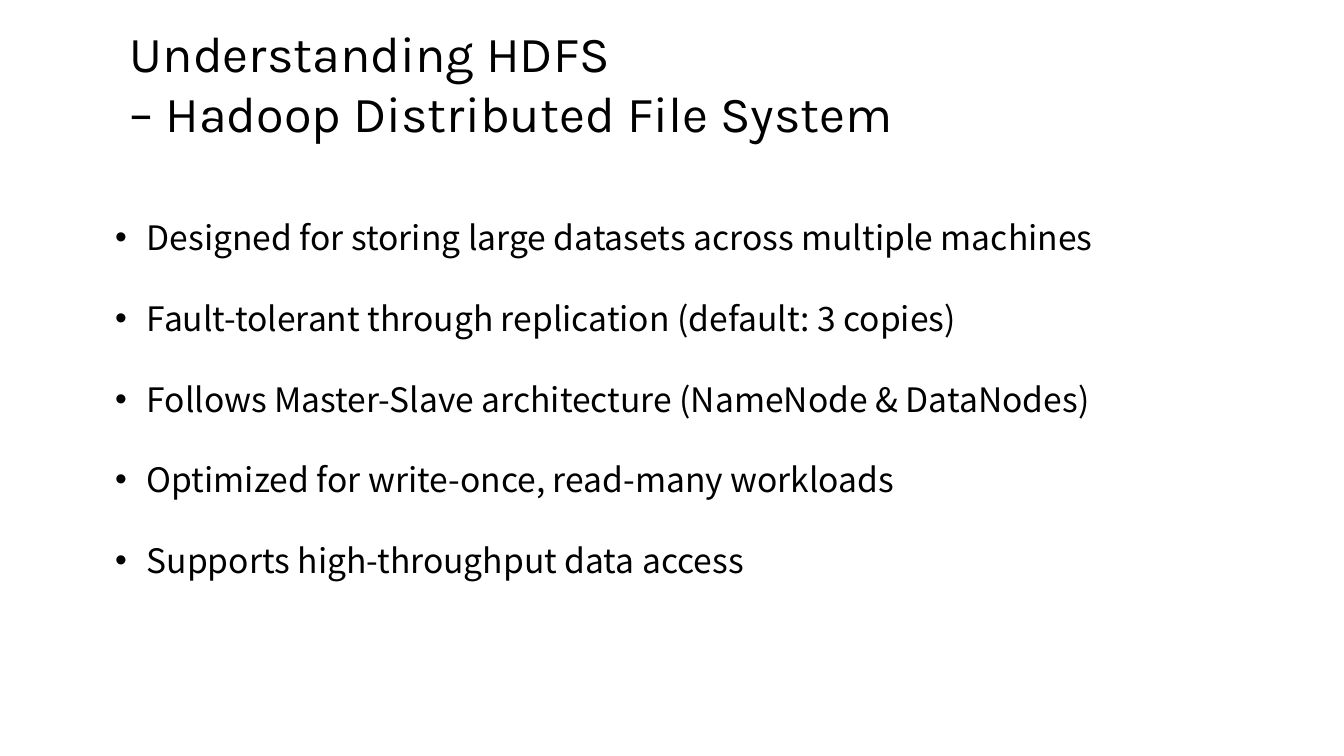
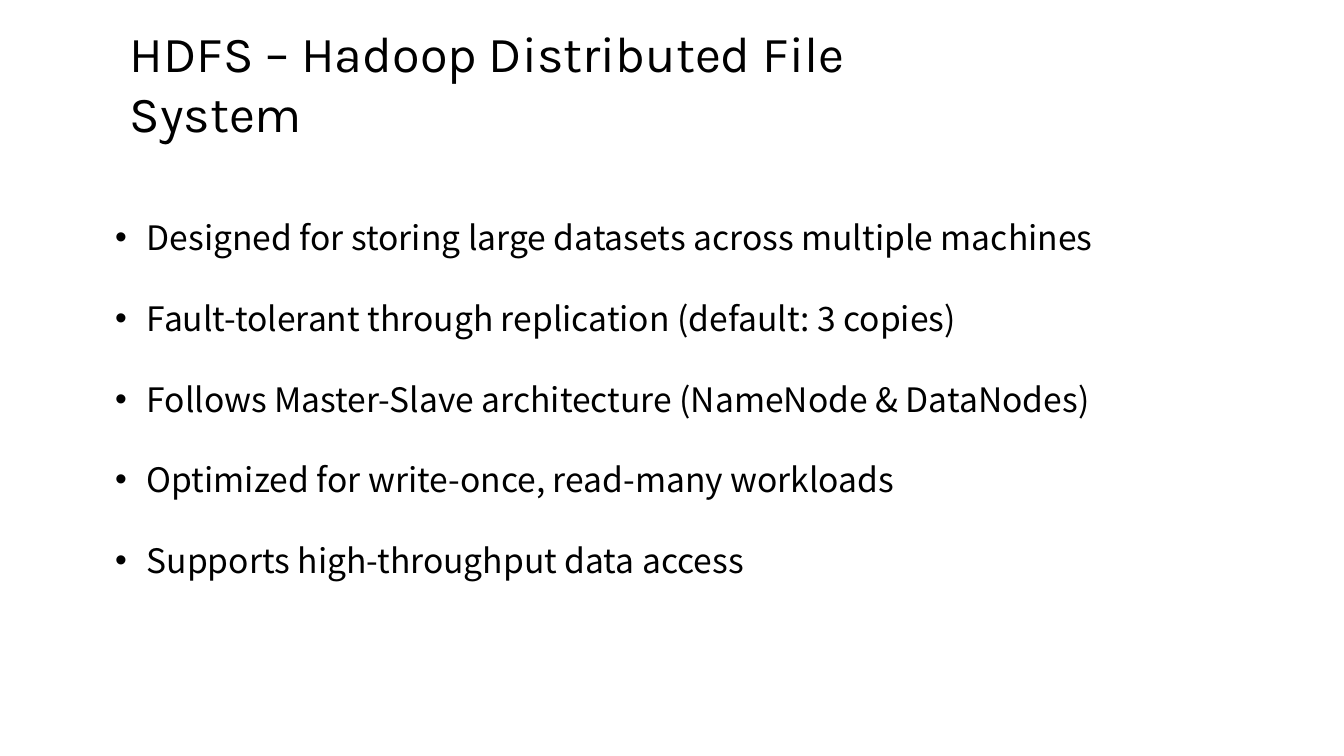
Before and after one commit to susie682/752-project, a slide deck: slide 4 of Commerce Product Recommendation with Spark ML-PPT.pptx. Drawn at 1344x756 pixels with LibreOffice and Linux fonts; fonts in the diff are those of the drawing. Boxes give left, top, right and bottom in pixels: in the first picture for what was removed or moved away, otherwise in the second. Text is boxed around its words. In the diff, an @@ line names an element or a change of style, - is before the commit and + after.

```diff
--- a/Commerce Product Recommendation with Spark ML-PPT.pptx
+++ b/Commerce Product Recommendation with Spark ML-PPT.pptx
@@ text at [130, 37, 844, 145]: text changed @@
-Understanding HDFS
-– Hadoop Distributed File System
+HDFS – Hadoop Distributed File System
```
Also in this commit, not shown: 1 other slide changed, 1 other file.
